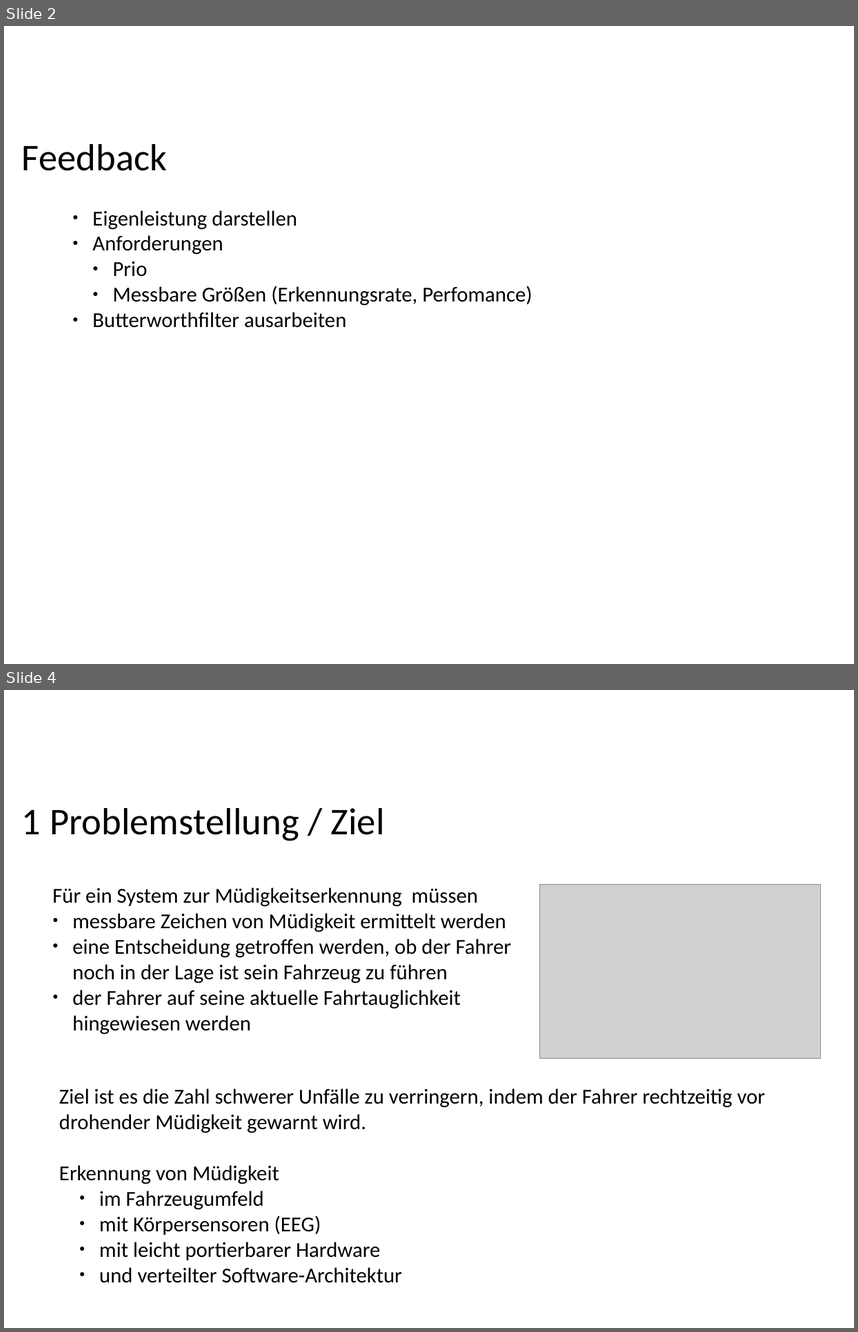
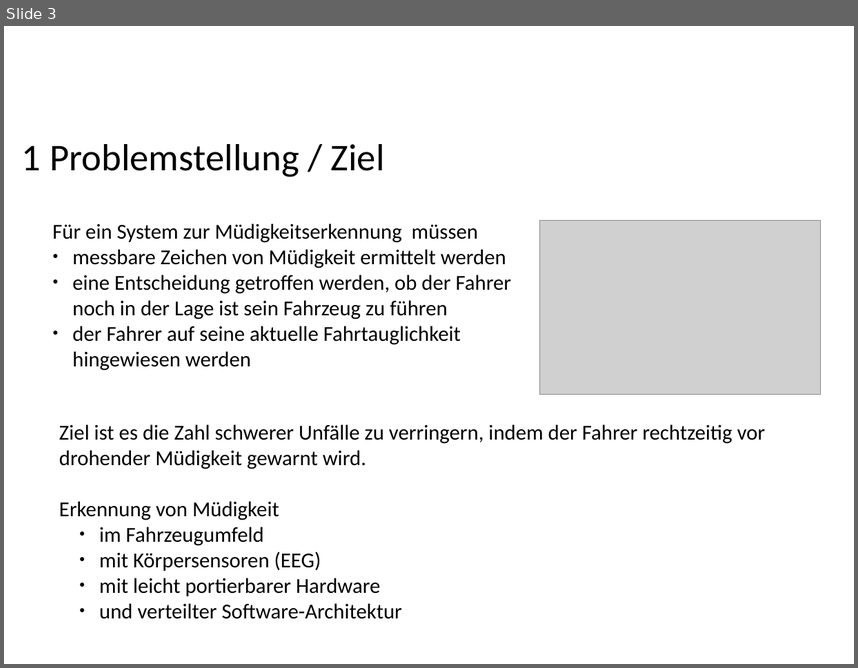
Before and after one commit to ppasler/current-adas, a slide deck: project/presentation/Praesentation_PoSDBoS_Pasler.odp. Shown one above the other, each under a label of ours: slides 2 and 4 before the commit, slide 3 after it; the slides between them are not shown. The pictures are 858x1332 and 858x668 pixels, drawn with LibreOffice and Linux fonts; fonts in the diff are those of the drawing; grey boxes stand for pictures; background and template pictures are left out. Boxes give left, top, right and bottom in pixels: in the first picture for what was removed or moved away, otherwise in the second. Text is boxed around its words. In the diff, an @@ line names an element or a change of style, - is before the commit and + after.

```diff
--- a/project/presentation/Praesentation_PoSDBoS_Pasler.odp
+++ b/project/presentation/Praesentation_PoSDBoS_Pasler.odp
@@ slide 2 removed at (4,26,854,664), background #FFFFFF @@
@@ text removed at (22,144,168,171) @@
-Feedback
@@ text removed at (92,210,532,328) @@
-● Eigenleistung darstellen
-● Anforderungen
-  ● Prio
-  ● Messbare Größen (Erkennungsrate, Perfomance)
-● Butterworthfilter ausarbeiten
@@ what was slide 4 is now slide 3 @@
```
Also in this commit, not shown: 10 slides changed, 3 slides added, 1 other slide removed, 1 other file.
